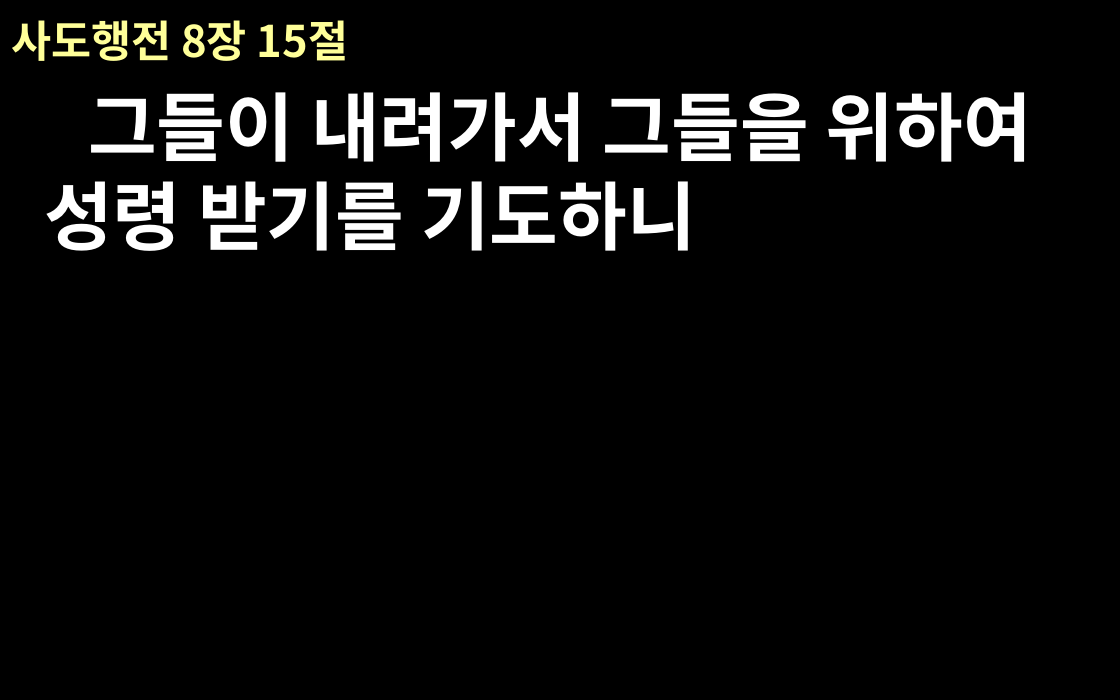
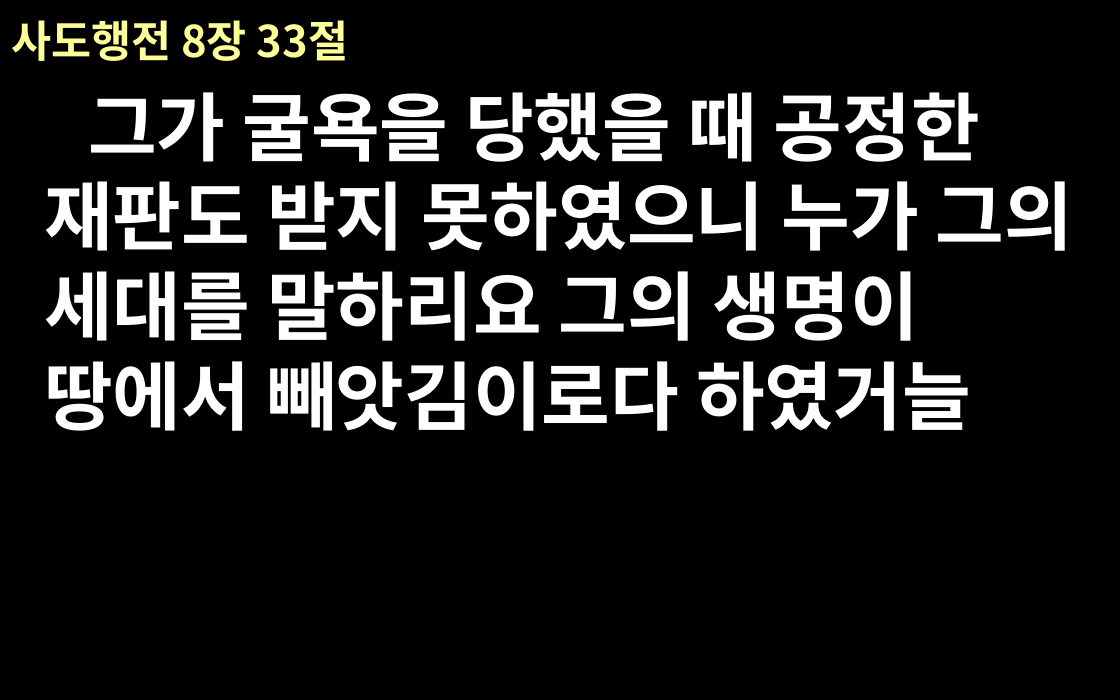
Before and after one commit to euskate/bible_ppt_class, a slide deck: slide 8 of new-file-name.pptx (slide 7 before the commit). Drawn at 1120x700 pixels with LibreOffice and Linux fonts; fonts in the diff are those of the drawing. Boxes give left, top, right and bottom in pixels: in the first picture for what was removed or moved away, otherwise in the second. Text is boxed around its words. In the diff, an @@ line names an element or a change of style, - is before the commit and + after.

```diff
--- a/new-file-name.pptx
+++ b/new-file-name.pptx
@@ title at (11, 20, 348, 61): text changed @@
-사도행전 8장 15절
+사도행전 8장 33절
@@ text at (44, 92, 1073, 431): text changed @@
-그들이 내려가서 그들을 위하여 성령 받기를 기도하니
+그가 굴욕을 당했을 때 공정한 재판도 받지 못하였으니 누가 그의 세대를 말하리요 그의 생명이 땅에서 빼앗김이로다 하였거늘
```
Also in this commit, not shown: 18 other slides changed, 2 slides added, 1 slide removed, 3 other files.
